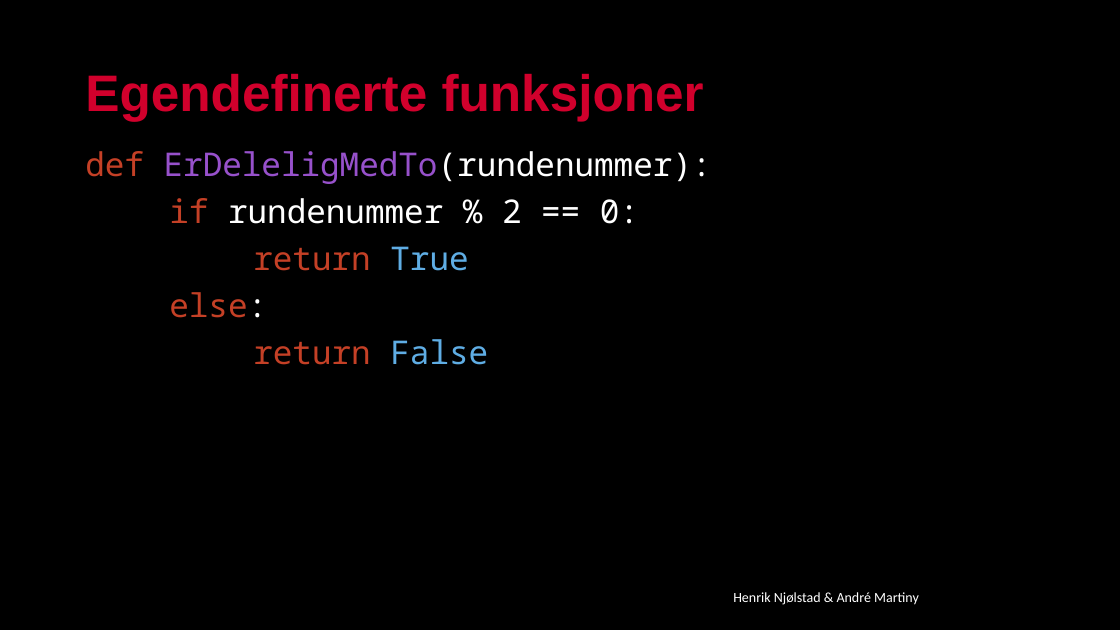
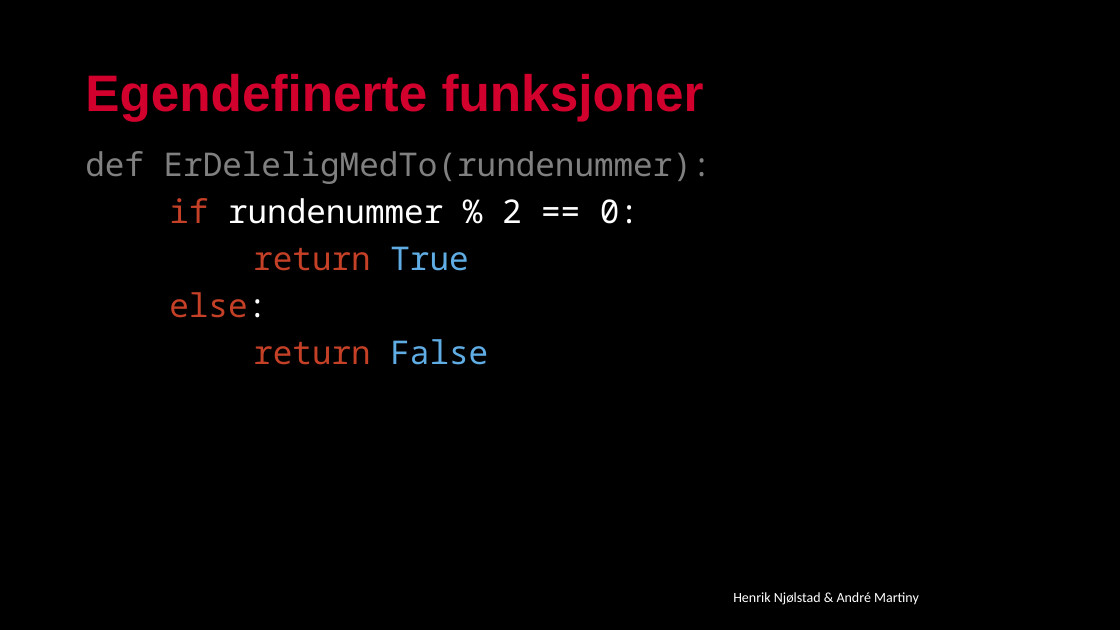
Before and after one commit to kodelaben/kodelaben.github.io, a slide deck: slide 18 of _drafts/Oppgaver/Workshop/Workshop_2PP.pptx (slide 12 before the commit). Drawn at 1120x630 pixels with LibreOffice and Linux fonts; fonts in the diff are those of the drawing; background and template pictures are left out. Boxes give left, top, right and bottom in pixels: in the first picture for what was removed or moved away, otherwise in the second. Text is boxed around its words. In the diff, an @@ line names an element or a change of style, - is before the commit and + after.

```diff
--- a/_drafts/Oppgaver/Workshop/Workshop_2PP.pptx
+++ b/_drafts/Oppgaver/Workshop/Workshop_2PP.pptx
@@ text at [85, 151, 712, 184]: text colour #C44026 to #808080 in "def"; text colour #9751CB to #808080, text colour #FFFFFF to #808080 in "ErDeleligMedTo(rundenummer):" @@
```
Also in this commit, not shown: 9 other slides changed.
